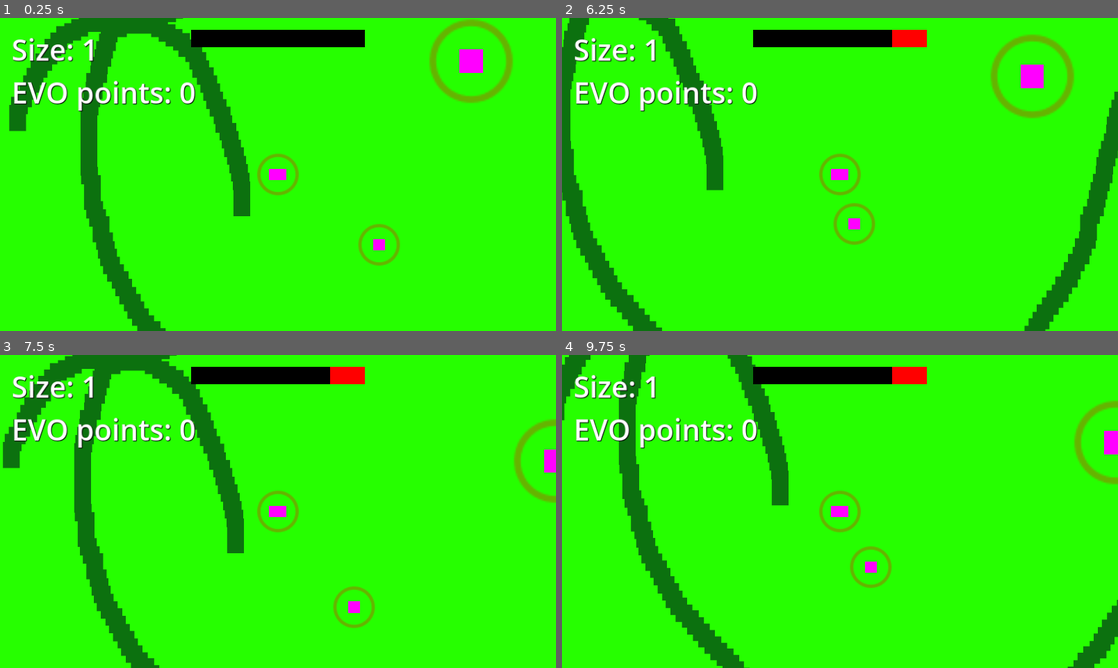
Above: before the commit, frames 1-4 (two rows, left to right).
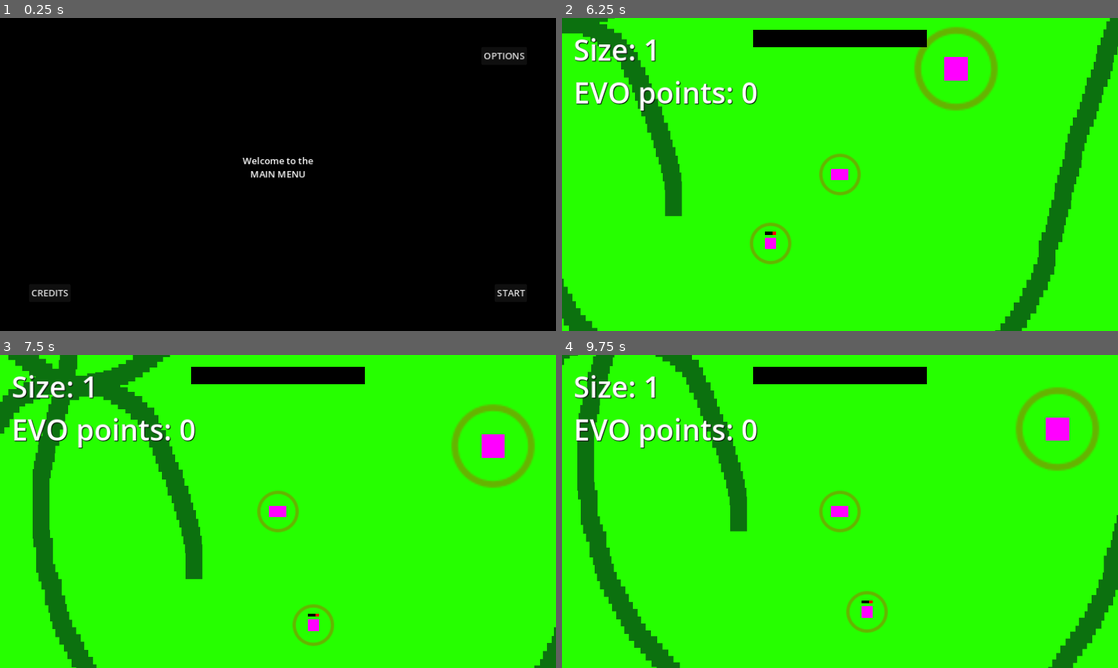
Above: after the commit, the same moments.

Repository: Enneagon/GodotGameJam2024
Game: Godot game, scene res://Scenes/main_menu.tscn
Same seed, same stepped clock (60 frames per second), same inputs: the game is played once before the commit and once after it. Before the commit the project starts from res://Scenes/game.tscn.
Inputs (mouse positions are in pixels of both pictures, inside the frame that each line leads up to):
- Up to frame 1 (0.25 s): no input
- Up to frame 2 (6.25 s): click (612, 293) at 0.5 s, where only the run after the commit has a clickable "CREDITS"; click (1067, 55) at 1.25 s, where only the run after the commit has a clickable "OPTIONS"; click (840, 180) at 2 s, where only the run after the commit has a clickable "BACK"; click (1073, 293) at 2.75 s, where only the run after the commit has a clickable "START"; hold D (move_right) 3.53-4.28 s; hold Down (move_down) 4.28-5.03 s; hold D (move_right) 5.03-5.78 s; hold W (move_up) from 5.78 s (still down)
- Up to frame 3 (7.5 s): release W (move_up) at 6.53 s; hold A (move_left) from 6.53 s (still down)
- Up to frame 4 (9.75 s): release A (move_left) at 8.03 s; hold Down (move_down) 8.03-8.78 s; hold D (move_right) 8.78-9.53 s; hold W (move_up) from 9.53 s (still down)

The runs differ from the first frame. In frame 1, 98% of the frame differs, in the area x 0-100%, y 0-100%; in frame 2, 17%; in frame 3, 16%; in frame 4, 17%.

Commit message:
Menu and Death screens

Diff:
--- /dev/null
+++ b/Scenes/death_screen.tscn
@@ -0,0 +1,68 @@
+[gd_scene load_steps=2 format=3 uid="uid://dbdcg3kxdxwu1"]
+
+[ext_resource type="Script" path="res://Scripts/death_screen.gd" id="1_5ahrr"]
+
+[node name="DeathScreen" type="Control"]
+layout_mode = 3
+anchors_preset = 15
+anchor_right = 1.0
+anchor_bottom = 1.0
+grow_horizontal = 2
+grow_vertical = 2
+script = ExtResource("1_5ahrr")
+
+[node name="ColorRect" type="ColorRect" parent="."]
+layout_mode = 1
+anchors_preset = 15
+anchor_right = 1.0
+anchor_bottom = 1.0
+grow_horizontal = 2
+grow_vertical = 2
+color = Color(0, 0, 0, 1)
+
+[node name="RichTextLabel" type="RichTextLabel" parent="."]
+layout_mode = 1
+anchors_preset = 8
+anchor_left = 0.5
+anchor_top = 0.5
+anchor_right = 0.5
+anchor_bottom = 0.5
+offset_left = -67.5
+offset_top = -35.5
+offset_right = 67.5
+offset_bottom = 35.5
+grow_horizontal = 2
+grow_vertical = 2
+bbcode_enabled = true
+text = "[center]Welcome to the
+DEATH SCREEN"
+
+[node name="MenuButton" type="Button" parent="." groups=["MainMenuButton"]]
+layout_mode = 1
+anchors_preset = 3
+anchor_left = 1.0
+anchor_top = 1.0
+anchor_right = 1.0
+anchor_bottom = 1.0
+offset_left = -106.0
+offset_top = -81.0
+offset_right = -50.0
+offset_bottom = -50.0
+grow_horizontal = 0
+grow_vertical = 0
+text = "MENU"
+
+[node name="ContinueButton" type="Button" parent="." groups=["MainMenuButton"]]
+layout_mode = 1
+anchors_preset = 2
+anchor_top = 1.0
+anchor_bottom = 1.0
+offset_left = 50.0
+offset_top = -81.0
+offset_right = 122.0
+offset_bottom = -50.0
+grow_vertical = 0
+text = "CONTINUE?"
+
+[connection signal="pressed" from="MenuButton" to="." method="_on_menu_button_pressed"]
+[connection signal="pressed" from="ContinueButton" to="." method="_on_continue_button_pressed"]
--- a/Scenes/gameplay_interface.tscn
+++ b/Scenes/gameplay_interface.tscn
@@ -1,6 +1,6 @@
 [gd_scene load_steps=4 format=3 uid="uid://c0605gi3euibn"]
 
-[ext_resource type="Script" path="res://Scenes/gameplay_interface.gd" id="1_mai71"]
+[ext_resource type="Script" path="res://Scripts/gameplay_interface.gd" id="1_mai71"]
 
 [sub_resource type="PlaceholderTexture2D" id="PlaceholderTexture2D_5f3kb"]
 size = Vector2(300, 30)
--- /dev/null
+++ b/Scenes/main_menu.tscn
@@ -0,0 +1,181 @@
+[gd_scene load_steps=2 format=3 uid="uid://csbx68ounhqnd"]
+
+[ext_resource type="Script" path="res://Scripts/main_menu.gd" id="1_tft53"]
+
+[node name="MainMenu" type="Control"]
+layout_mode = 3
+anchors_preset = 15
+anchor_right = 1.0
+anchor_bottom = 1.0
+grow_horizontal = 2
+grow_vertical = 2
+script = ExtResource("1_tft53")
+
+[node name="ColorRect" type="ColorRect" parent="."]
+layout_mode = 1
+anchors_preset = 15
+anchor_right = 1.0
+anchor_bottom = 1.0
+grow_horizontal = 2
+grow_vertical = 2
+color = Color(0, 0, 0, 1)
+
+[node name="RichTextLabel" type="RichTextLabel" parent="."]
+layout_mode = 1
+anchors_preset = 8
+anchor_left = 0.5
+anchor_top = 0.5
+anchor_right = 0.5
+anchor_bottom = 0.5
+offset_left = -67.5
+offset_top = -35.5
+offset_right = 67.5
+offset_bottom = 35.5
+grow_horizontal = 2
+grow_vertical = 2
+bbcode_enabled = true
+text = "[center]Welcome to the
+MAIN MENU"
+
+[node name="StartButton" type="Button" parent="." groups=["MainMenuButton"]]
+layout_mode = 1
+anchors_preset = 3
+anchor_left = 1.0
+anchor_top = 1.0
+anchor_right = 1.0
+anchor_bottom = 1.0
+offset_left = -106.0
+offset_top = -81.0
+offset_right = -50.0
+offset_bottom = -50.0
+grow_horizontal = 0
+grow_vertical = 0
+text = "START"
+
+[node name="CreditsButton" type="Button" parent="." groups=["MainMenuButton"]]
+layout_mode = 1
+anchors_preset = 2
+anchor_top = 1.0
+anchor_bottom = 1.0
+offset_left = 50.0
+offset_top = -81.0
+offset_right = 122.0
+offset_bottom = -50.0
+grow_vertical = 0
+text = "CREDITS"
+
+[node name="OptionsButton" type="Button" parent="." groups=["MainMenuButton"]]
+layout_mode = 1
+anchors_preset = 1
+anchor_left = 1.0
+anchor_right = 1.0
+offset_left = -129.0
+offset_top = 50.0
+offset_right = -50.0
+offset_bottom = 81.0
+grow_horizontal = 0
+text = "OPTIONS"
+
+[node name="Blocker" type="ColorRect" parent="."]
+visible = false
+layout_mode = 1
+anchors_preset = 15
+anchor_right = 1.0
+anchor_bottom = 1.0
+grow_horizontal = 2
+grow_vertical = 2
+color = Color(0.101961, 0.101961, 0.101961, 0.392157)
+
+[node name="CreditsOverlay" type="Control" parent="."]
+visible = false
+layout_mode = 1
+anchors_preset = 8
+anchor_left = 0.5
+anchor_top = 0.5
+anchor_right = 0.5
+anchor_bottom = 0.5
+offset_left = -150.0
+offset_top = -75.0
+offset_right = 150.0
+offset_bottom = 75.0
+grow_horizontal = 2
+grow_vertical = 2
+
+[node name="ColorRect" type="ColorRect" parent="CreditsOverlay"]
+layout_mode = 1
+anchors_preset = 15
+anchor_right = 1.0
+anchor_bottom = 1.0
+grow_horizontal = 2
+grow_vertical = 2
+size_flags_horizontal = 3
+color = Color(0.215902, 0.215902, 0.215902, 1)
+
+[node name="VBoxContainer" type="VBoxContainer" parent="CreditsOverlay"]
+layout_mode = 1
+anchors_preset = 15
+anchor_right = 1.0
+anchor_bottom = 1.0
+grow_horizontal = 2
+grow_vertical = 2
+alignment = 1
+
+[node name="Label" type="Label" parent="CreditsOverlay/VBoxContainer"]
+layout_mode = 2
+size_flags_horizontal = 4
+text = "Credits Go Here"
+
+[node name="CreditsBackButton" type="Button" parent="CreditsOverlay/VBoxContainer"]
+layout_mode = 2
+size_flags_horizontal = 4
+text = "BACK"
+
+[node name="OptionsOverlay" type="Control" parent="."]
+visible = false
+layout_mode = 1
+anchors_preset = 8
+anchor_left = 0.5
+anchor_top = 0.5
+anchor_right = 0.5
+anchor_bottom = 0.5
+offset_left = -150.0
+offset_top = -75.0
+offset_right = 150.0
+offset_bottom = 75.0
+grow_horizontal = 2
+grow_vertical = 2
+
+[node name="ColorRect" type="ColorRect" parent="OptionsOverlay"]
+layout_mode = 1
+anchors_preset = 15
+anchor_right = 1.0
+anchor_bottom = 1.0
+grow_horizontal = 2
+grow_vertical = 2
+size_flags_horizontal = 3
+color = Color(0.215902, 0.215902, 0.215902, 1)
+
+[node name="VBoxContainer" type="VBoxContainer" parent="OptionsOverlay"]
+layout_mode = 1
+anchors_preset = 15
+anchor_right = 1.0
+anchor_bottom = 1.0
+grow_horizontal = 2
+grow_vertical = 2
+alignment = 1
+
+[node name="Label" type="Label" parent="OptionsOverlay/VBoxContainer"]
+layout_mode = 2
+size_flags_horizontal = 4
+text = "Options Go Here"
+
+[node name="OptionsBackButton" type="Button" parent="OptionsOverlay/VBoxContainer"]
+layout_mode = 2
+size_flags_horizontal = 4
+text = "BACK"
+
+[connection signal="pressed" from="StartButton" to="." method="_on_start_button_pressed"]
+[connection signal="pressed" from="CreditsButton" to="." method="_on_credits_button_pressed"]
+[connection signal="pressed" from="OptionsButton" to="." method="_on_options_button_pressed"]
+[connection signal="pressed" from="CreditsOverlay/VBoxContainer/CreditsBackButton" to="." method="_on_credits_back_button_pressed"]
+[connection signal="pressed" from="OptionsOverlay/VBoxContainer/OptionsBackButton" to="." method="_on_options_back_button_pressed"]
--- /dev/null
+++ b/Scripts/death_screen.gd
@@ -0,0 +1,9 @@
+extends Control
+
+
+func _on_menu_button_pressed():
+	get_tree().change_scene_to_file("res://Scenes/main_menu.tscn")
+
+
+func _on_continue_button_pressed():
+	pass # Replace with function body.
--- /dev/null
+++ b/Scripts/main_menu.gd
@@ -0,0 +1,28 @@
+extends Control
+
+func _on_start_button_pressed():
+	get_tree().change_scene_to_file("res://Scenes/game.tscn")
+
+
+func _on_credits_button_pressed():
+	$Blocker.show()
+	$CreditsOverlay.show()
+	get_tree().set_group("MainMenuButtons", "focus_mode", FOCUS_NONE)
+
+
+func _on_options_button_pressed():
+	$Blocker.show()
+	$OptionsOverlay.show()
+	get_tree().set_group("MainMenuButtons", "focus_mode", FOCUS_NONE)
+
+
+func _on_credits_back_button_pressed():
+	$Blocker.hide()
+	$CreditsOverlay.hide()
+	get_tree().set_group("MainMenuButtons", "focus_mode", FOCUS_ALL)
+
+
+func _on_options_back_button_pressed():
+	$Blocker.hide()
+	$OptionsOverlay.hide()
+	get_tree().set_group("MainMenuButtons", "focus_mode", FOCUS_ALL)
--- a/Scripts/player.gd
+++ b/Scripts/player.gd
@@ -57,4 +57,4 @@
 		die()
 
 func die():
-	pass
+	get_tree().change_scene_to_file("res://Scenes/death_screen.tscn")
--- a/project.godot
+++ b/project.godot
@@ -11,7 +11,7 @@
 [application]
 
 config/name="GodotGameJam2024"
-run/main_scene="res://Scenes/game.tscn"
+run/main_scene="res://Scenes/main_menu.tscn"
 config/features=PackedStringArray("4.2", "GL Compatibility")
 config/icon="res://icon.svg"
 
Renamed: Scenes/gameplay_interface.gd -> Scripts/gameplay_interface.gd
